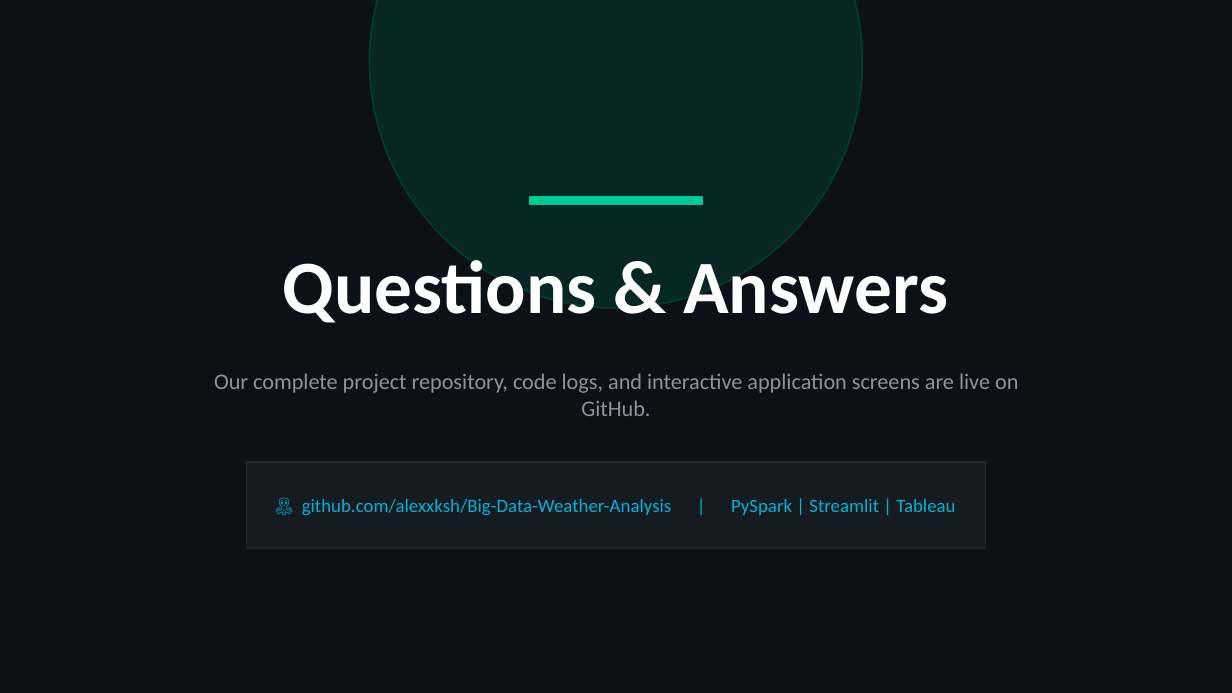
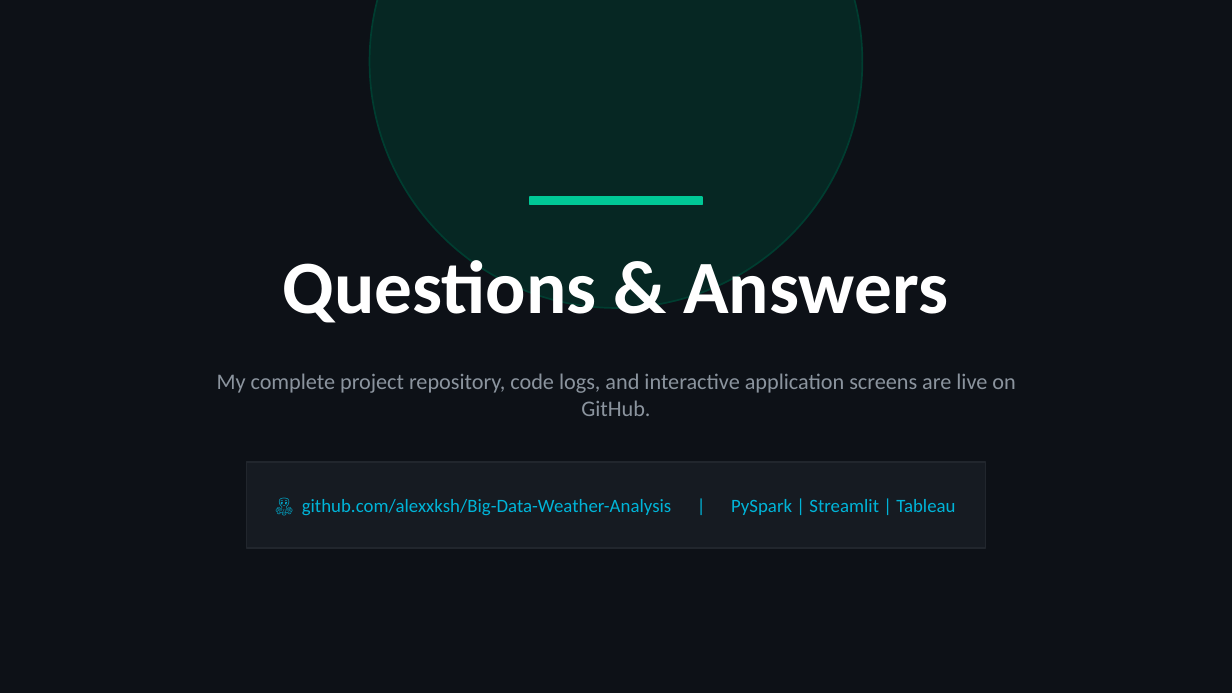
Before and after one commit to alexxksh/Big-Data-Weather-Analysis, a slide deck: slide 10 of weather_pipeline.pptx. Drawn at 1232x693 pixels with LibreOffice and Linux fonts; fonts in the diff are those of the drawing. Boxes give left, top, right and bottom in pixels: in the first picture for what was removed or moved away, otherwise in the second. Text is boxed around its words. In the diff, an @@ line names an element or a change of style, - is before the commit and + after.

```diff
--- a/weather_pipeline.pptx
+++ b/weather_pipeline.pptx
@@ text at [217, 373, 1015, 416]: text changed @@
-Our complete project repository, code logs, and interactive application screens are live on GitHub.
+My complete project repository, code logs, and interactive application screens are live on GitHub.
```
Also in this commit, not shown: 3 other slides changed.
